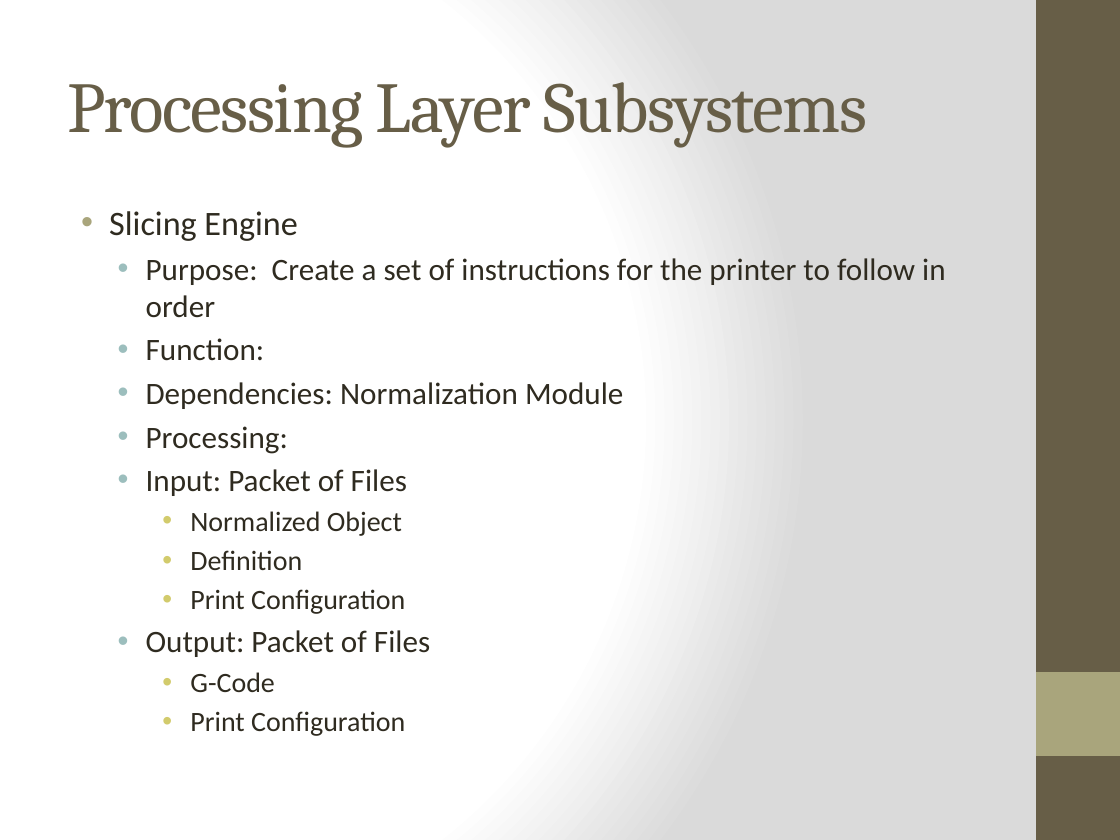
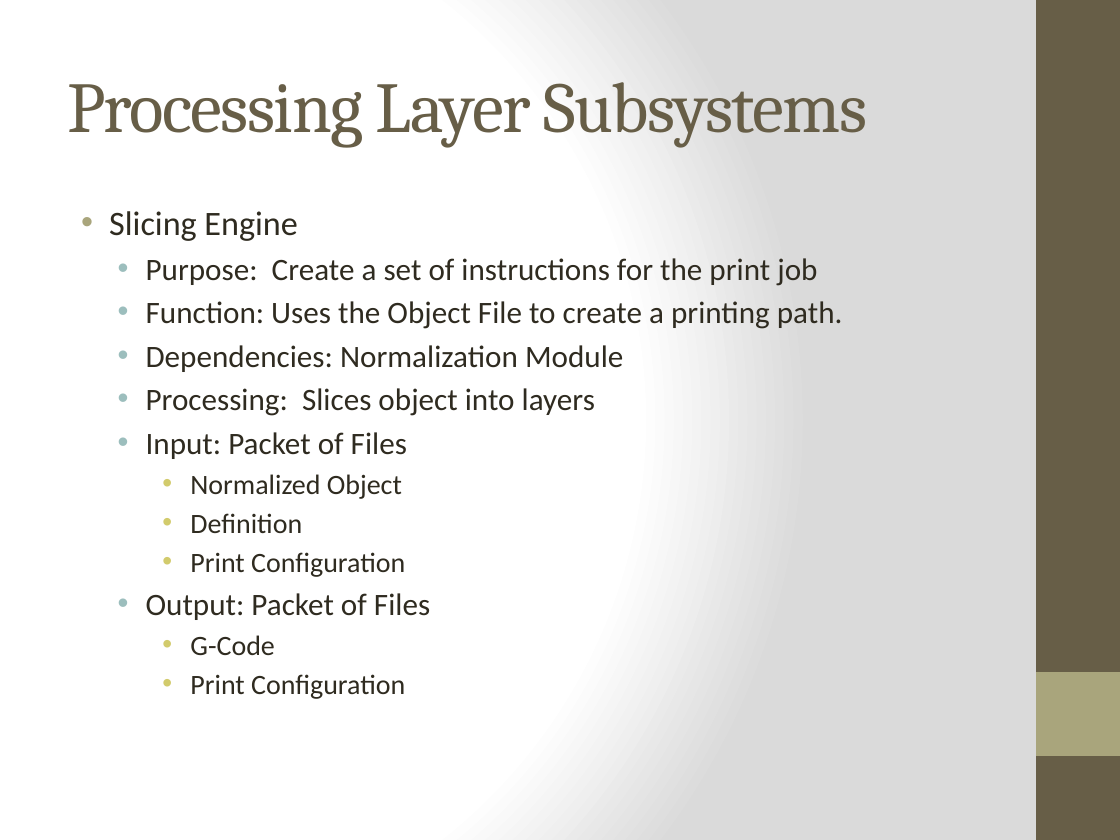
Before and after one commit to qpHalcy0n/SRDesign, a slide deck: slide 21 of ADS Gate Review/Team Ink3d ADS.pptx. Drawn at 1120x840 pixels with LibreOffice and Linux fonts; fonts in the diff are those of the drawing. Boxes give left, top, right and bottom in pixels: in the first picture for what was removed or moved away, otherwise in the second. Text is boxed around its words. In the diff, an @@ line names an element or a change of style, - is before the commit and + after.

Commit message:
Updated ADS Presentation #2

```diff
--- a/ADS Gate Review/Team Ink3d ADS.pptx
+++ b/ADS Gate Review/Team Ink3d ADS.pptx
@@ text at [146, 258, 843, 329]: text changed @@
-  • Purpose: Create a set of instructions for the printer to follow in order
-  • Function:
+  • Purpose: Create a set of instructions for the print job
+  • Function: Uses the Object File to create a printing path.
@@ text at [146, 388, 595, 416]: text changed @@
-  • Processing:
+  • Processing: Slices object into layers
```
Also in this commit, not shown: 2 other slides changed.
